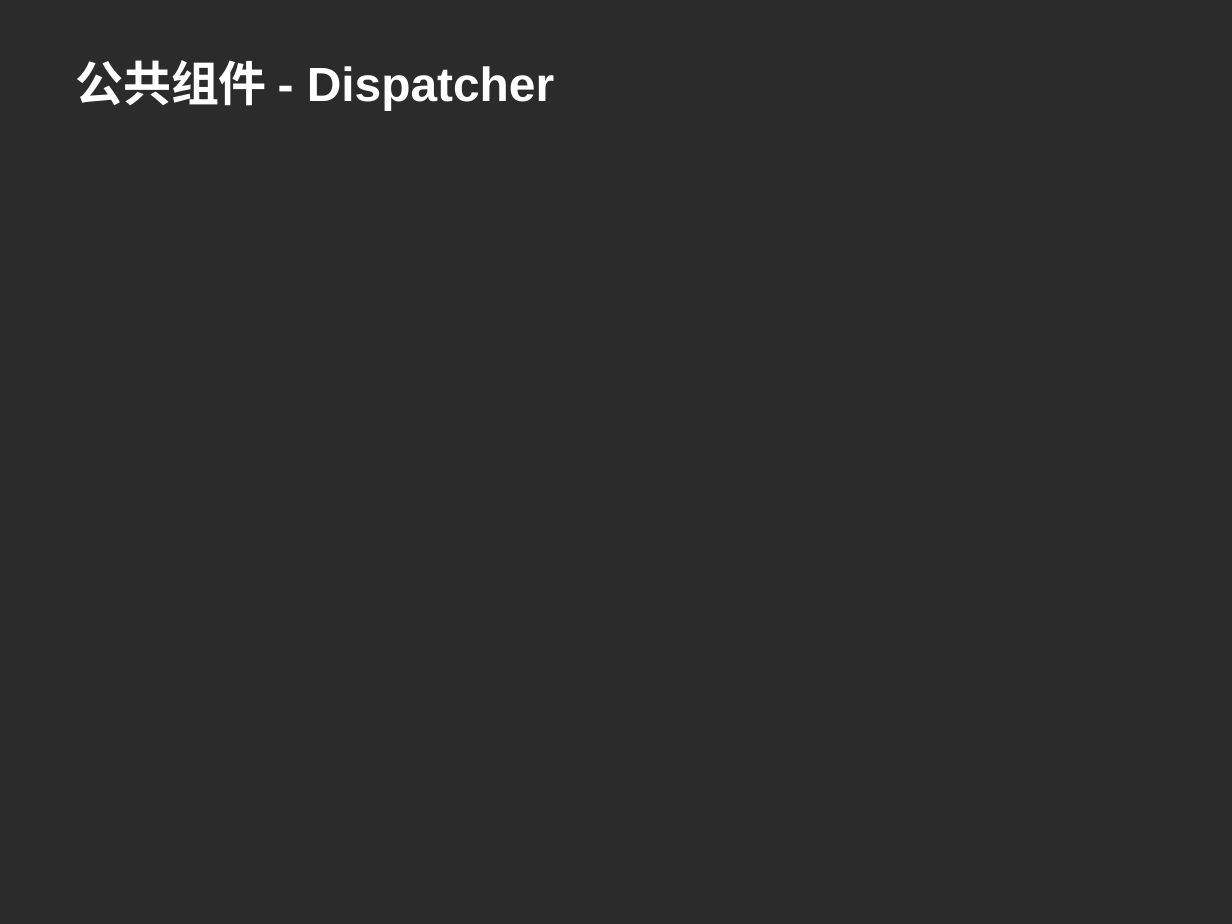
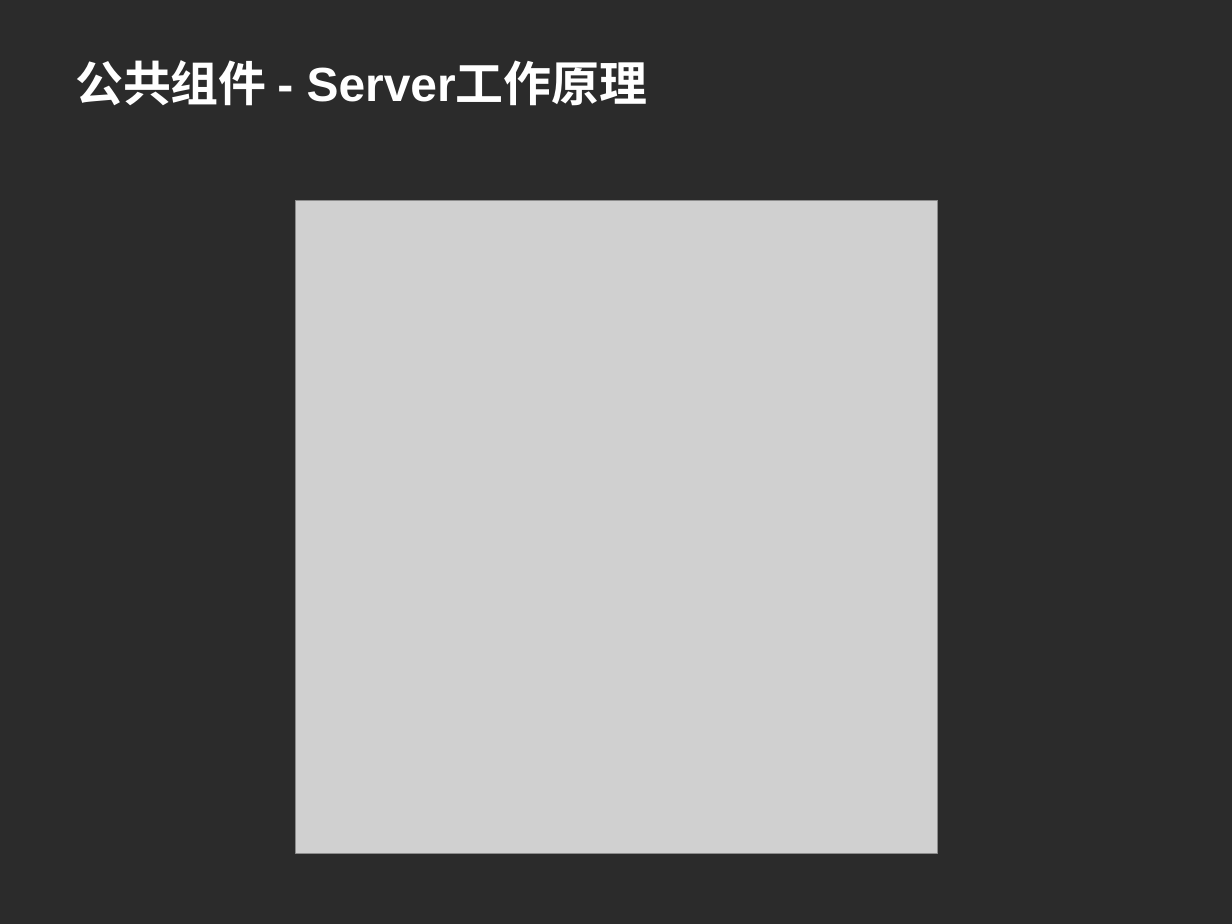
Before and after one commit to shtzr840329/mooon, a slide deck: slide 11 of distributed_platform/docs/mooon.ppt (slide 10 before the commit). Drawn at 1232x924 pixels with LibreOffice and Linux fonts; fonts in the diff are those of the drawing; grey boxes stand for pictures; background and template pictures are left out; a plain dark background stands for a picture behind light text. Boxes give left, top, right and bottom in pixels: in the first picture for what was removed or moved away, otherwise in the second. Text is boxed around its words. In the diff, an @@ line names an element or a change of style, - is before the commit and + after.

```diff
--- a/distributed_platform/docs/mooon.ppt
+++ b/distributed_platform/docs/mooon.ppt
@@ title at (x1=75, y1=60, x2=647, y2=106): text changed @@
-公共组件 - Dispatcher
+公共组件 - Server工作原理
@@ picture added at (x1=296, y1=201, x2=938, y2=854) @@
```
Also in this commit, not shown: 8 other slides changed, 10 slides added, 2 slides removed, 1 other file.
